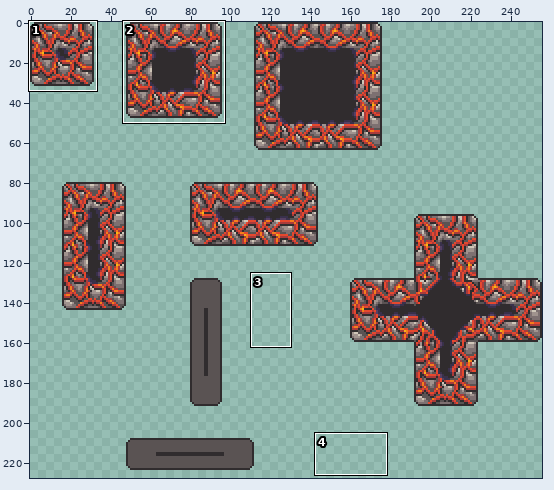
A pixel-art file gets an edit: images/tileset.aseprite. The first picture is a wide view before the edit; the outline marks the close-up.
Close-up. First the earlier version:
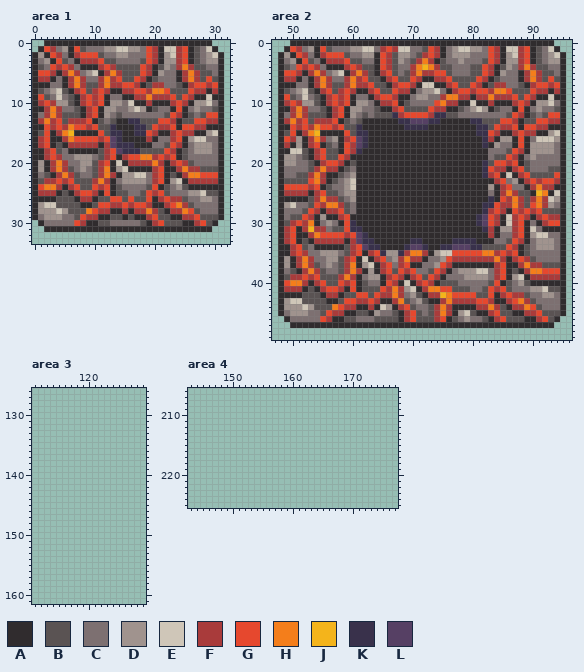
256x256 pixels, 1 frame. Shown: area 1: x 0..32, y 0..33; area 2: x 47..96, y 0..49; area 3: x 111..129, y 126..161; area 4: x 143..177, y 206..225. The wide view leaves out empty margins. The commit also changed other parts of the picture, which this record leaves out.
Palette (. is transparent): A #302c2e  B #5a5353  C #7d7071  D #a0938e  E #cfc6b8  F #a93b3b  G #e6482e  H #f47e1b  J #f4b41b  K #39314b  L #564064
The same view after the edit:
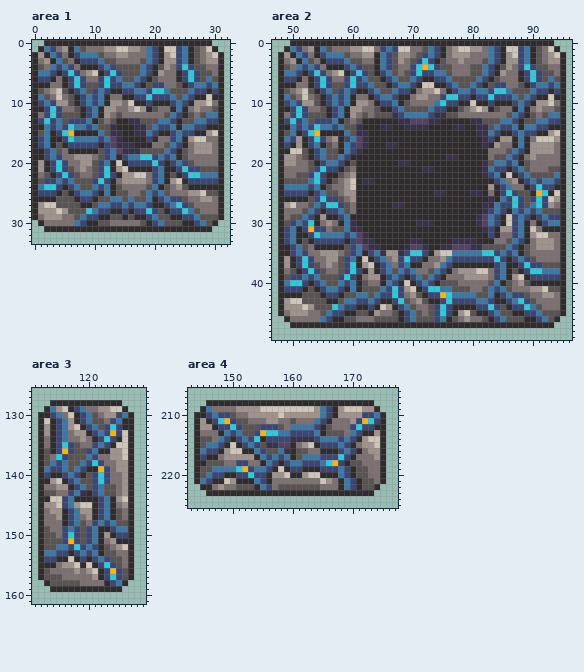
Diff:
@@ palette @@
-F #a93b3b
+F #394778
-G #e6482e
+G #3978a8
-H #f47e1b
+H #28ccdf
--- area 2, layer "Meteorite"
@@ x 60..83 @@
 13 CBAAAAAAKKLLLKKAAAAAKKBB
-14 BKAAAAAAAKKKKAAAAAAAAKKB
+14 BKAAAKKAAKKKKAAAAKKAAKKB
 15 BKKAAAAAAAAAAAAAAAAAAKKG
 16 GLKAAAAAAAAAAAAAAAAAAAKF
-17 FLKAAAAAAAAAAAAAAAAAAAKA
+17 FLKAAAKKAAAAAAAAAAAAAAKA
 18 FKAAAAAAAAAAAAAAAAAAAAAC
-19 AAAAAAAAAAAAAAAAAAAAAAAC
-20 BAAAAAAAAAAAAAAAAAAAAAKB
-21 CAAAAAAAAAAAAAAAAAAAAAKG
+19 AAAAAAAAAAAAAAAAKKAAAAAC
+20 BAAAAAAAKKAAAAAAAAAAAAKB
+21 CAAAAAAAAAAAKKAAAAAAAAKG
 22 DAAAAAAAAAAAAAAAAAAAAAKF
-23 EAAAAAAAAAAAAAAAAAAAAAAA
+23 EAKKAAAAAAAAAAAAAAAAAAAA
 24 EAAAAAAAAAAAAAAAAAAAAAAD
-25 DAAAAAAAAAAAAAAAAAAAAAAC
+25 DAAAAAAAAAAAAAKKAAAAKKAC
 26 DAAAAAAAAAAAAAAAAAAAAAAK
-27 CAAAAAAAAAAAAAAAAAAAAAKK
+27 CAAAAAAKKAAAAAAAAAAAAAKK
 28 CAAAAAAAAAAAAAAAAAAAAAKF
 29 AAAAAAAAAAAAAAAAAAAAAKLG
-30 KAAAAAAAAAAAAAAAAAAAAKLG
+30 KAAAAAAAAAAKKKAAAAAAAKLG
 31 KKAAAAAAAAAAAAAAAAAAAAKF
--- area 3, layer "Meteorite"
@@ x 111..129 @@
 127 ...................
-128 ...................
-129 ...................
-130 ...................
-131 ...................
-132 ...................
-133 ...................
-134 ...................
-135 ...................
-136 ...................
-137 ...................
-138 ...................
-139 ...................
-140 ...................
-141 ...................
-142 ...................
-143 ...................
-144 ...................
-145 ...................
-146 ...................
-147 ...................
-148 ...................
-149 ...................
-150 ...................
-151 ...................
-152 ...................
-153 ...................
-154 ...................
-155 ...................
-156 ...................
-157 ...................
-158 ...................
-159 ...................
+128 ...AAAAAAAAAAAA....
+129 ..AGDEAFGCCDDEEA...
+130 .AAFGCEAFGBCDDFGA..
+131 .AEAFGDAFGBBCFGAA..
+132 .ADAFGDEAFGBFHFAA..
+133 .ADAFGCDDAFGFJFEA..
+134 .ACAFGCCDCAFHFAEA..
+135 .ACAFHFBCCFGFAEEA..
+136 .ABAFJFBBFGAADDEA..
+137 .ABCHFBBBGFCCDDEA..
+138 .ABGFGBBGFHFCCDDA..
+139 .AGFFGBGFAAJFCDDA..
+140 .AFAAFGFABFHFCCDA..
+141 .AADEAFGBBFHFCCDA..
+142 .ACCDDAFGBFGBBCDA..
+143 .ABBCCFGKAFGBBCDA..
+144 .AAEEFGAAAAFGADEA..
+145 .ADDEFGDEEAFGACDA..
+146 .ACDDAFGDDAFGABCA..
+147 .ACCDAFGCDAFGABCA..
+148 .ACCCAFGBCFGFGBBA..
+149 .ABCCFGFBFGAAFGGA..
+150 .ABBCFHFBFGADAFFA..
+151 .ABBBFJFBFGACDAAA..
+152 .ABBGGFHFGFABCDEA..
+153 .AGGFFAFGFGABBCCA..
+154 .AFFAAEAFAFGFBBCA..
+155 .AAACDDEAEAFHFBCA..
+156 .ABCCCCDCDEAFJFBA..
+157 .ABBBCCCCCDAFHFBA..
+158 ..ABBBBBCCCCAFGA...
+159 ...AAAAAAAAAAAA....
 160 ...................
--- area 4, layer "Meteorite"
@@ x 143..177 @@
 207 ...................................
-208 ...................................
-209 ...................................
-210 ...................................
-211 ...................................
-212 ...................................
-213 ...................................
-214 ...................................
-215 ...................................
-216 ...................................
-217 ...................................
-218 ...................................
-219 ...................................
-220 ...................................
-221 ...................................
-222 ...................................
-223 ...................................
+208 ...AAAAAAAAAAAAAAAAAAAAAAAAAAAA....
+209 ..AGCCCCDDDDEEEEEEEEEDGFADEEEDDA...
+210 .AAFGFFBCCDDDDDEDDDDDDGFADDDDFFGA..
+211 .ADAFHJFBBCCCDDCCBCCCGFACCCDFJHFA..
+212 .ADDAFFHFBBBFFFBCGGGGFABCCCFHFFAA..
+213 .ACCCAGFGBBFJHHGGFFFFGABBBCGFAADA..
+214 .ABBCGFAFGFHAFFFFKKKKFGGGFGFADEEA..
+215 .ABGGFAEAFGFBKKLLACDEAFFFGFACDDEA..
+216 .AGFFADEEAAGFBBGKABBCCAAAFGFACDDA..
+217 .AFAACDDDDDAGFGFGABGGGFFFHFACCCDA..
+218 .AABBBCCFFCCAGFAFGGFFFGHJFABBCCCA..
+219 .ABBGGGGHJFGGFAEAFFAAAFFFGFABBCCA..
+220 .ABGFFAAFFHFFADDEAADEEAAAGFABBCCA..
+221 .AGFAAEDAAAGFACCCCCCCCEDCAGFABBCA..
+222 ..AACDCCBBBAGFCBBBBBBBCCCAGFABBA...
+223 ...AAAAAAAAAAAAAAAAAAAAAAAAAAAA....
 224 ...................................
Pixel boxes of the changes (left, top, right, bottom) in both close-ups:
changed: (38, 46, 218, 226)
changed: (284, 46, 560, 322)
added: (38, 400, 134, 592)
added: (194, 400, 386, 496)
